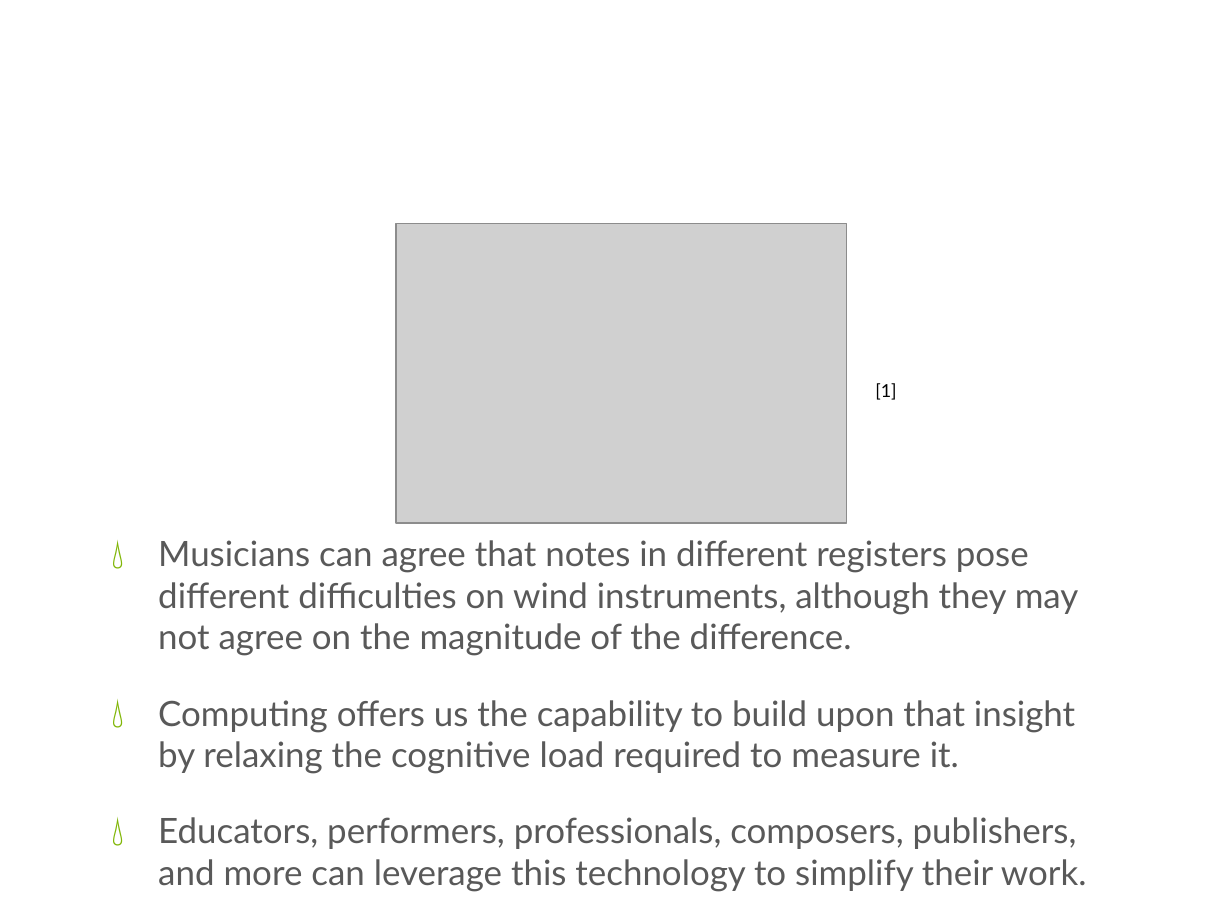
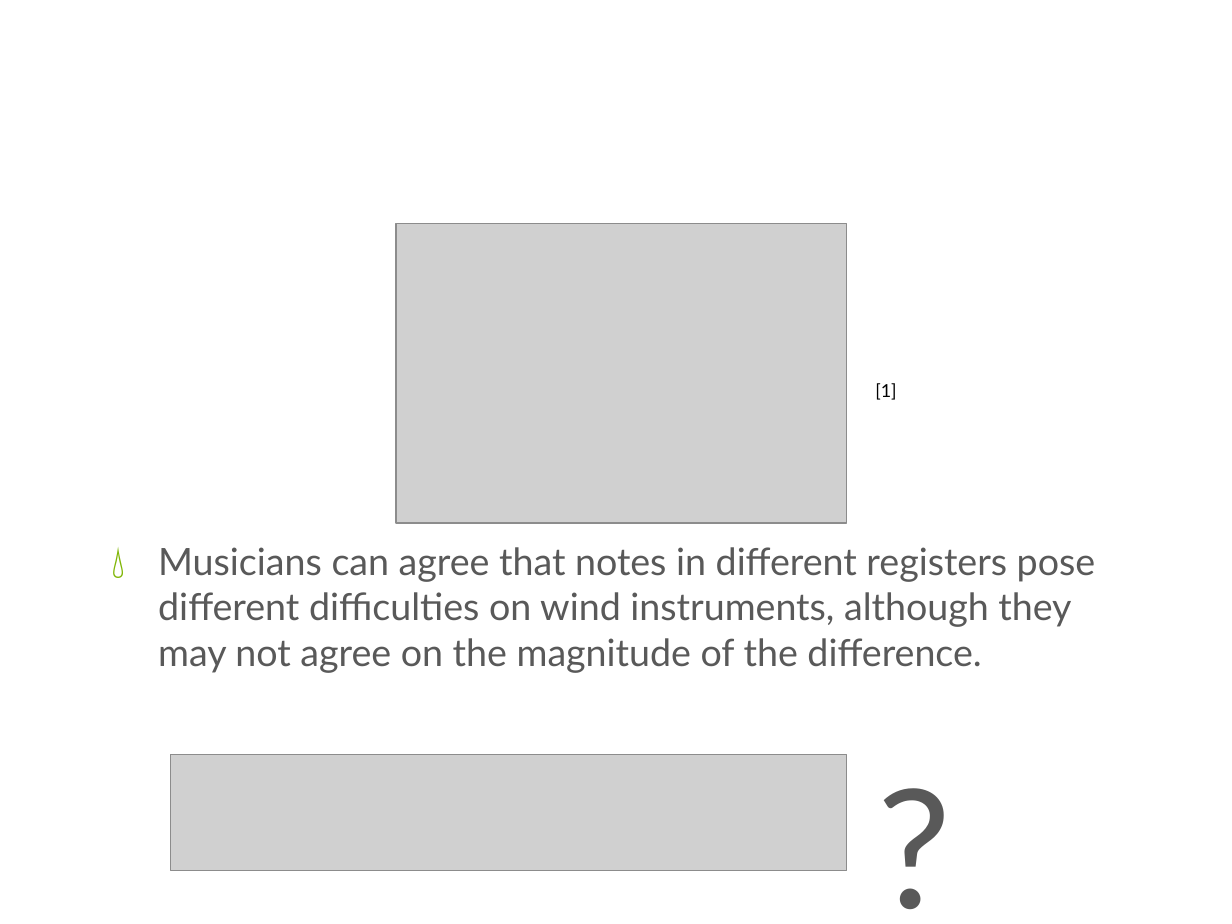
Before and after one commit to xwsxethan/MusicScoring, a slide deck: slide 3 of Documents/Thesis/ThesisDissertation.pptx. Drawn at 1232x924 pixels with LibreOffice and Linux fonts; fonts in the diff are those of the drawing; grey boxes stand for pictures; background and template pictures are left out. Boxes give left, top, right and bottom in pixels: in the first picture for what was removed or moved away, otherwise in the second. Text is boxed around its words. In the diff, an @@ line names an element or a change of style, - is before the commit and + after.

Commit message:
Updating thesis slides with more insights and explanation.

```diff
--- a/Documents/Thesis/ThesisDissertation.pptx
+++ b/Documents/Thesis/ThesisDissertation.pptx
@@ text "Musicians can agree that notes ..." at [158, 547, 1096, 673]: size 20.4 to 22 pt @@
@@ text added at [755, 671, 1072, 913], 96.6 pt, text #595959 @@
+?
@@ text at [158, 700, 1087, 892]: paragraphs removed @@
-💧 Computing offers us the capability to build upon that insight by relaxing the cognitive load required to measure it.
-💧 Educators, performers, professionals, composers, publishers, and more can leverage this technology to simplify their work.
@@ picture added at [171, 754, 848, 870] @@
```
Also in this commit, not shown: 3 slides added, 8 other files.
